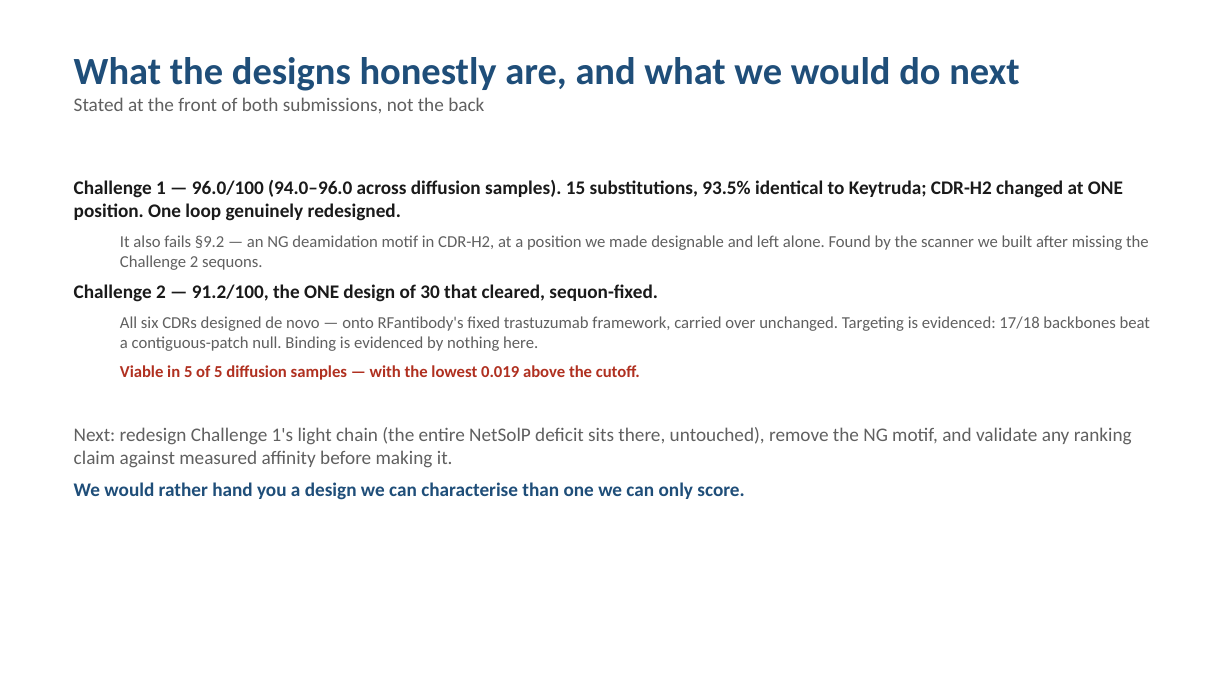
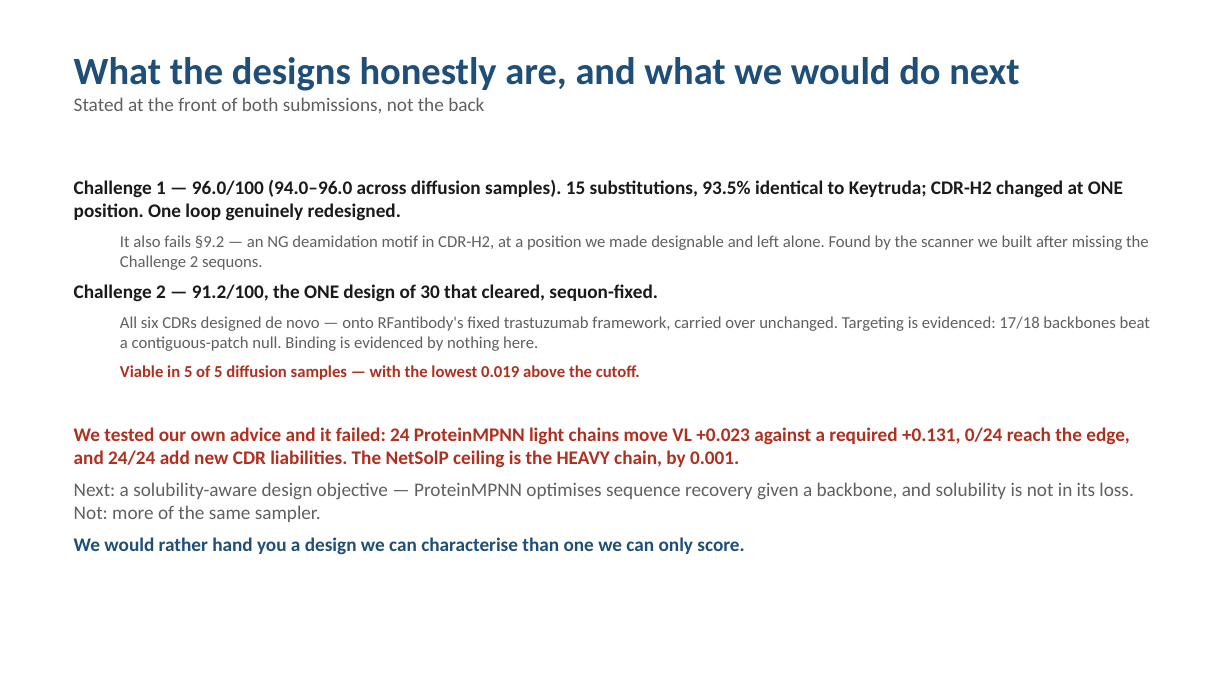
Before and after one commit to RRobin711/locksmith-antibody-hackathon, a slide deck: slide 6 of submission/LOCKSMITH_DEV/pitch/LOCKSMITH_DEV_presentation.pptx. Drawn at 1232x693 pixels with LibreOffice and Linux fonts; fonts in the diff are those of the drawing. Boxes give left, top, right and bottom in pixels: in the first picture for what was removed or moved away, otherwise in the second. Text is boxed around its words. In the diff, an @@ line names an element or a change of style, - is before the commit and + after.

```diff
--- a/submission/LOCKSMITH_DEV/pitch/LOCKSMITH_DEV_presentation.pptx
+++ b/submission/LOCKSMITH_DEV/pitch/LOCKSMITH_DEV_presentation.pptx
@@ text at [74, 427, 1133, 522]: text changed; text colour #606060 to #B03020; bold on @@
-Next: redesign Challenge 1's light chain (the entire NetSolP deficit sits there, untouched), remove the NG motif, and validate any ranking claim against measured affinity before making it.
+We tested our own advice and it failed: 24 ProteinMPNN light chains move VL +0.023 against a required +0.131, 0/24 reach the edge, and 24/24 add new CDR liabilities. The NetSolP ceiling is the HEAVY chain, by 0.001.
+Next: a solubility-aware design objective — ProteinMPNN optimises sequence recovery given a backbone, and solubility is not in its loss. Not: more of the same sampler.
```
Also in this commit, not shown: 13 other files.
